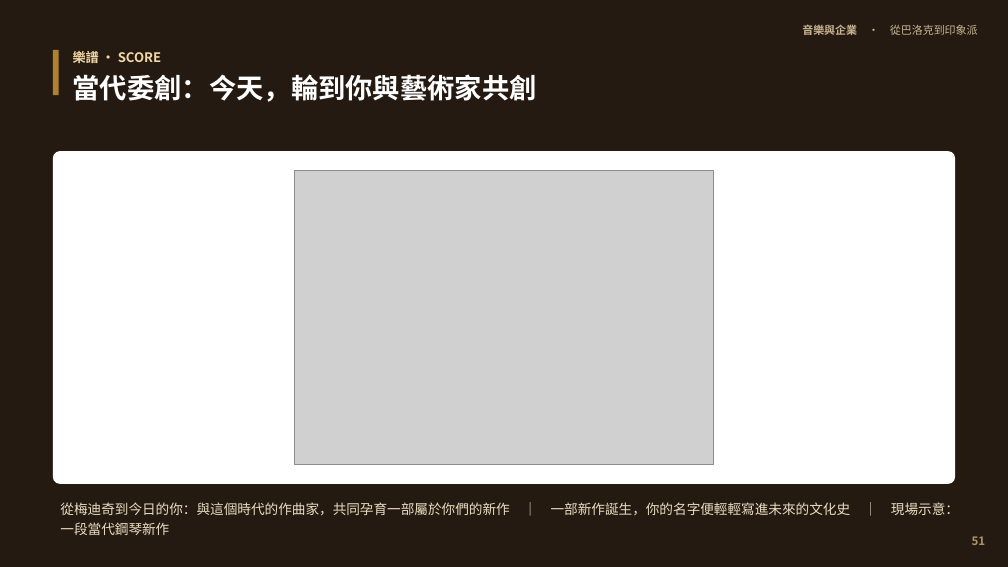
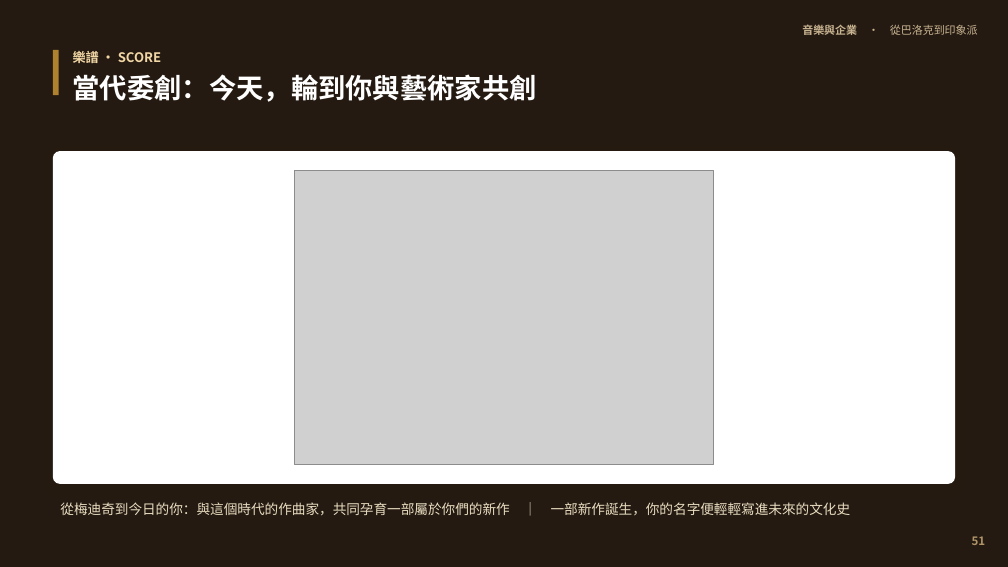
Before and after one commit to kblab2024/music-business-lecture, a slide deck: slide 51 of docs/downloads/音樂與企業-投影片.pptx. Drawn at 1008x567 pixels with LibreOffice and Linux fonts; fonts in the diff are those of the drawing; grey boxes stand for pictures. Boxes give left, top, right and bottom in pixels: in the first picture for what was removed or moved away, otherwise in the second. Text is boxed around its words. In the diff, an @@ line names an element or a change of style, - is before the commit and + after.

```diff
--- a/docs/downloads/音樂與企業-投影片.pptx
+++ b/docs/downloads/音樂與企業-投影片.pptx
@@ text at (60, 502, 851, 515): text changed @@
-從梅迪奇到今日的你：與這個時代的作曲家，共同孕育一部屬於你們的新作 ｜ 一部新作誕生，你的名字便輕輕寫進未來的文化史 ｜ 現場示意：一段當代鋼琴新作
+從梅迪奇到今日的你：與這個時代的作曲家，共同孕育一部屬於你們的新作 ｜ 一部新作誕生，你的名字便輕輕寫進未來的文化史
```
Also in this commit, not shown: 1 other slide changed, 2 other files.
